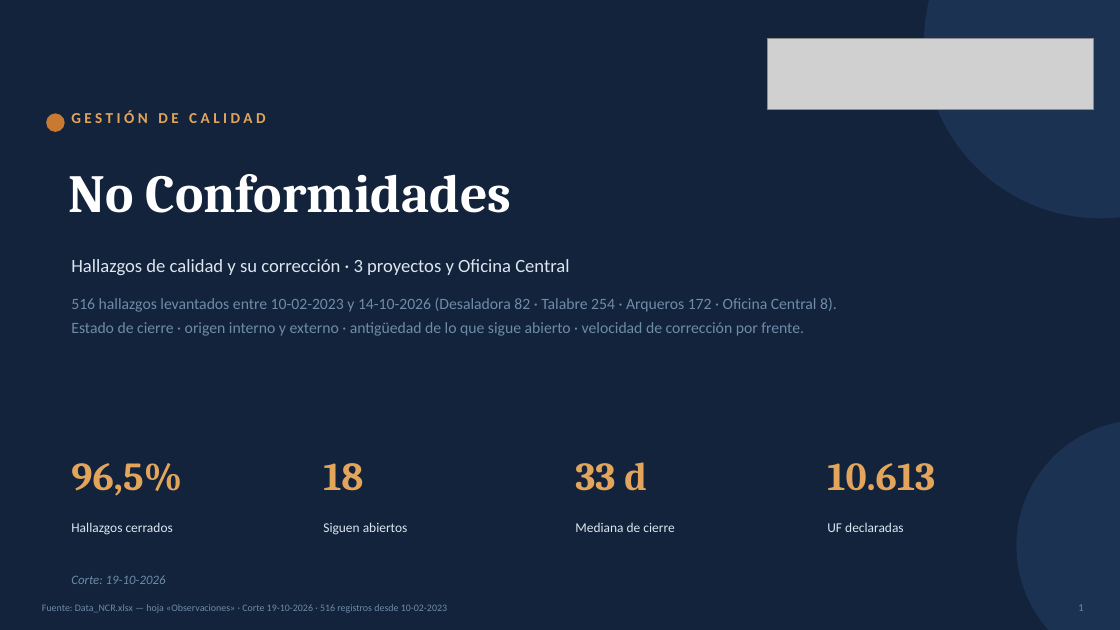
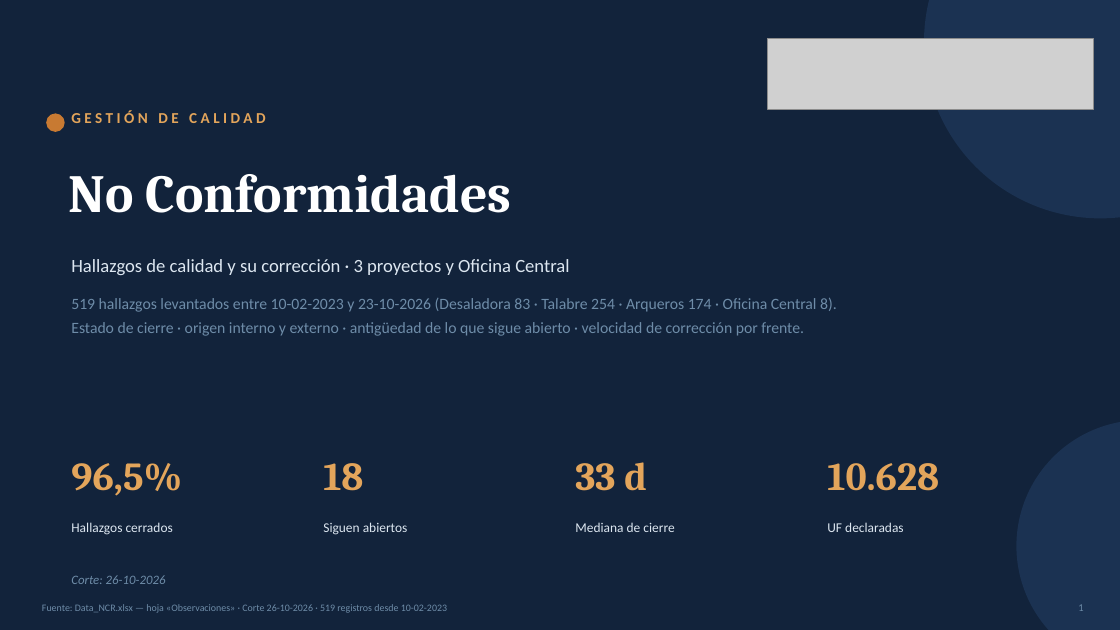
Before and after one commit to tdkvalex/Dashboard-HSEQ, a slide deck: slide 1 of modulo_nc/Panel_No_Conformidades.pptx. Drawn at 1120x630 pixels with LibreOffice and Linux fonts; fonts in the diff are those of the drawing; grey boxes stand for pictures. Boxes give left, top, right and bottom in pixels: in the first picture for what was removed or moved away, otherwise in the second. Text is boxed around its words. In the diff, an @@ line names an element or a change of style, - is before the commit and + after.

```diff
--- a/modulo_nc/Panel_No_Conformidades.pptx
+++ b/modulo_nc/Panel_No_Conformidades.pptx
@@ text at (71,298,837,312): text changed @@
-516 hallazgos levantados entre 10-02-2023 y 14-10-2026 (Desaladora 82 · Talabre 254 · Arqueros 172 · Oficina Central 8).
+519 hallazgos levantados entre 10-02-2023 y 23-10-2026 (Desaladora 83 · Talabre 254 · Arqueros 174 · Oficina Central 8).
@@ text at (827,463,939,491): text changed @@
-10.613
+10.628
@@ text at (71,575,166,584): text changed @@
-Corte: 19-10-2026
+Corte: 26-10-2026
```
Also in this commit, not shown: 16 other slides changed, 6 other files.
